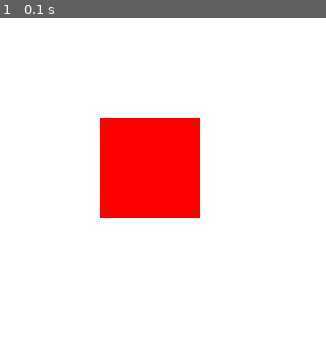
Above: before the commit, frame 1.
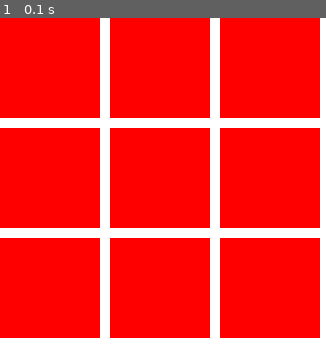
Above: after the commit, the same moment.

Repository: voidzenn/pygame_tic-tac-toe
Game: pygame game, started from main.py
The game is run twice, just before and just after one commit, with the same random seed, the same clock (stepped at 60 frames per second) and the same inputs.
Inputs:
- Up to frame 1 (0.1 s): no input

The runs differ from the first frame. In frame 1, 79% of the frame differs, in the area x 0-99%, y 0-99%.

Commit message:
Created box class and created draw function

Diff:
--- a/classes/box.py
+++ b/classes/box.py
@@ -2,24 +2,36 @@
 
 SIZE = 100
 PADDING = 10
-BOX_X = 100
-BOX_Y = 100
 
 class Box:
-  def __init__(self, screen, size = SIZE, padding = PADDING, x = BOX_X, y = BOX_Y):
+  def __init__(self, screen, x = 100, y = 100, size = SIZE, padding = PADDING):
     self.box = pygame.Rect(x, y, size, size)
+    self.x = x
+    self.y = y
     self.screen = screen
     self.size = size
     self.padding = padding
-    self.x = 100
-    self.y = 100
+
+  def size(self):
+    return self.size
+
+  def x(self):
+    return self.x
+
+  def y(self):
+    return self.y
+
+  def padding(self):
+    return self.padding
 
   def draw(self):
     pygame.draw.rect(self.screen, (255, 0, 0), self.box)
 
   def is_hovered(self, mouse_position):
-    if (mouse_position[0] >= self.x and
-      mouse_position[0] <= (self.x + self.size - self.padding) and
-      mouse_position[1] >= self.y and
-      mouse_position[1] <= (self.y + self.size - self.padding)):
-        return (self.x, self.y)
+    x = self.x
+    y = self.y
+    if (mouse_position[0] >= x and
+      mouse_position[0] <= (x + self.size - self.padding) and
+      mouse_position[1] >= y and
+      mouse_position[1] <= (y + self.size - self.padding)):
+        return (x, y)
--- a/main.py
+++ b/main.py
@@ -8,23 +8,40 @@
 SCREEN_HEIGHT = 600
 WINDOW_TITLE =  "Tic Tac Toe"
 
+box_positions = []
+
+def create_boxes():
+  for row in range(3):
+    for col in range(3):
+      x = col * (100 + 10)
+      y = row * (100 + 10)
+      box = Box(screen, x, y)
+      box.draw()
+      box_positions.append(box)
+
+def handle_click(mouse_pos):
+  for box in box_positions:
+    current_position = box.is_hovered(mouse_pos)
+
 pygame.init()
 
 screen = pygame.display.set_mode((SCREEN_WIDTH, SCREEN_HEIGHT))
 
 screen.fill(BACKGROUND_COLOR)
 
-b = Box(screen)
-b.draw()
+create_boxes()
 
-while True:
-  for event in pygame.event.get():
-    if event.type == pygame.QUIT:
-      pygame.quit()
-      sys.exit()
+def run_game():
+  while True:
+    for event in pygame.event.get():
+      if event.type == pygame.QUIT:
+        pygame.quit()
+        sys.exit()
 
-    if event.type == pygame.MOUSEBUTTONDOWN:
-      mouse_pos = pygame.mouse.get_pos()
-      print(b.is_hovered(mouse_pos))
+      if event.type == pygame.MOUSEBUTTONDOWN:
+        mouse_pos = pygame.mouse.get_pos()
+        handle_click(mouse_pos)
 
-  pygame.display.update()
+    pygame.display.update()
+
+run_game()
Not shown, changed: .gitignore
